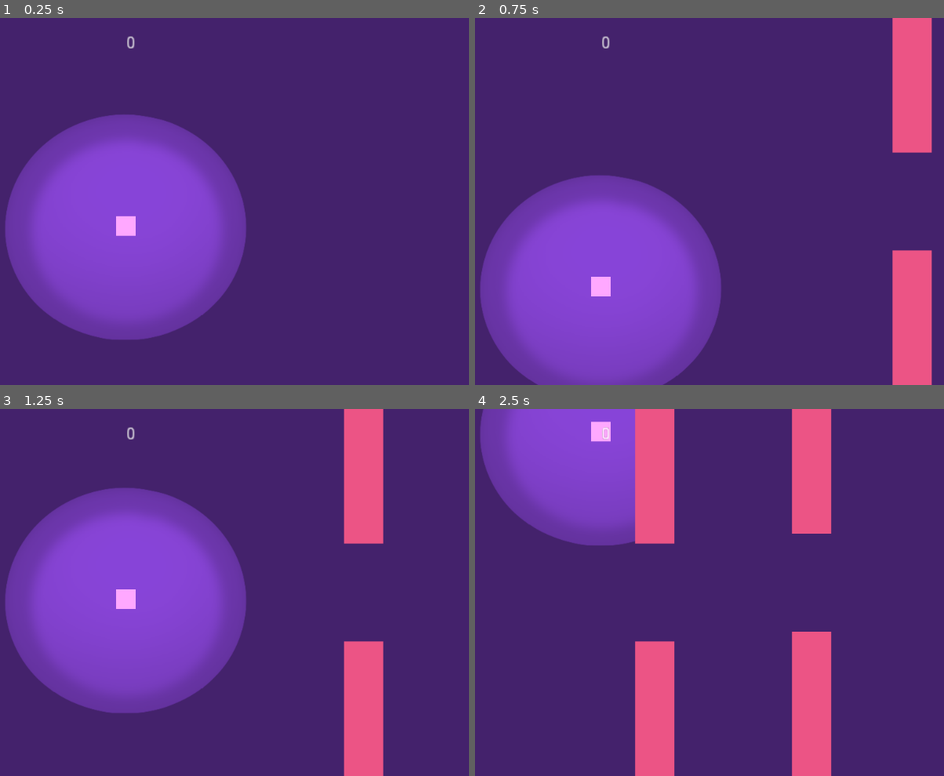
Above: before the commit, frames 1-4 (two rows, left to right).
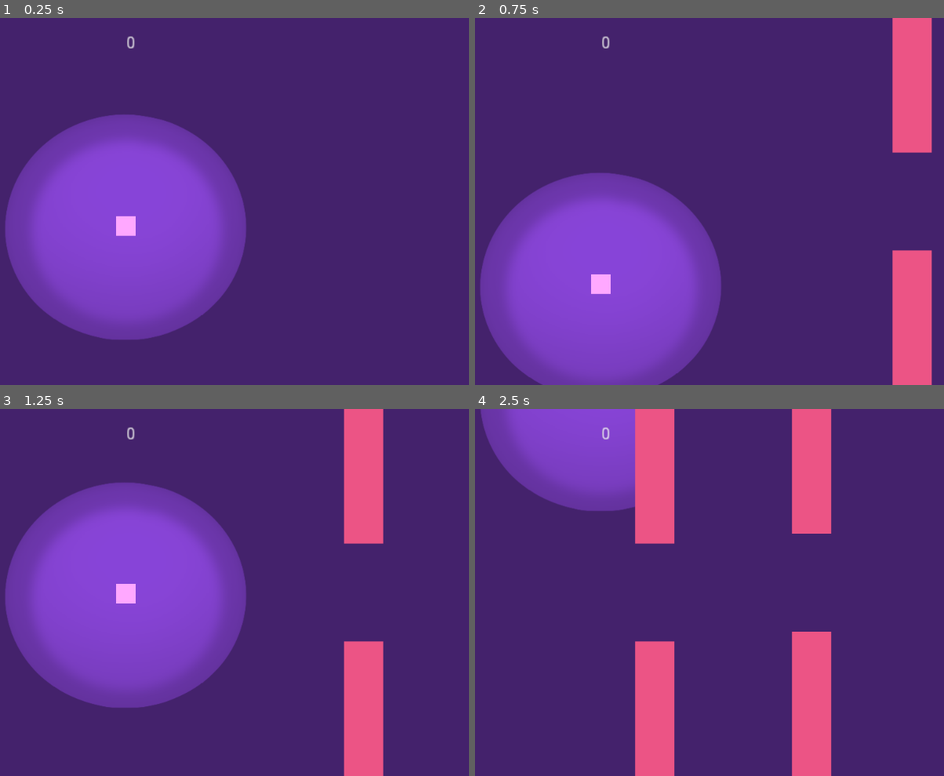
Above: after the commit, the same moments.

Repository: KurtD/Godot-Client-Demo
Game: Godot game, scene res://World.tscn
The game is run twice, just before and just after one commit, with the same random seed, the same clock (stepped at 60 frames per second) and the same inputs.
Inputs (mouse positions are in pixels of both pictures, inside the frame that each line leads up to):
- Up to frame 1 (0.25 s): no input
- Up to frame 2 (0.75 s): move the mouse to (770, 183) at 0.52 s; tap Space (FLAP) at 0.6 s; click (770, 183) at 0.67 s
- Up to frame 3 (1.25 s): tap Space (FLAP) at 0.77, 1.07 s
- Up to frame 4 (2.5 s): move the mouse to (503, 610) at 1.27 s; tap Space (FLAP) at 1.35, 1.52, 1.82, 2.1 s; click (503, 610) at 1.42 s; move the mouse to (690, 511) at 2.02 s; click (690, 511) at 2.17 s

Frame 1 is identical in both runs. In frame 2, 0.6% of the frame differs, in the area x 1-53%, y 42-100%; in frame 3, 1.6%; in frame 4, 4.8%, in the area x 1-35%, y 0-38%.

Commit message:
- added an upper/lower bounds - added mobile touch support

Diff:
--- /dev/null
+++ b/Boundarynode.tscn
@@ -0,0 +1,32 @@
+[gd_scene load_steps=3 format=2]
+
+[ext_resource path="res://pink-square.jpg" type="Texture" id=1]
+
+[sub_resource type="RectangleShape2D" id=1]
+extents = Vector2( 16, 160 )
+
+[node name="Boundarynode" type="Node2D"]
+
+[node name="Boundaries" type="StaticBody2D" parent="."]
+
+[node name="UpperBoundarySprite" type="Sprite" parent="Boundaries"]
+position = Vector2( 6.10352e-05, -271.999 )
+rotation = 1.5708
+scale = Vector2( 2, 20 )
+texture = ExtResource( 1 )
+
+[node name="UpperBoundaryColl" type="CollisionShape2D" parent="Boundaries"]
+position = Vector2( 6.10352e-05, -271.999 )
+rotation = 1.5708
+shape = SubResource( 1 )
+
+[node name="LowerBoundarySprite" type="Sprite" parent="Boundaries"]
+position = Vector2( 6.10352e-05, 272.001 )
+rotation = 1.5708
+scale = Vector2( 2, 20 )
+texture = ExtResource( 1 )
+
+[node name="LowerBoundaryColl" type="CollisionShape2D" parent="Boundaries"]
+position = Vector2( 6.10352e-05, 272.001 )
+rotation = 1.5708
+shape = SubResource( 1 )
--- a/Player.gd
+++ b/Player.gd
@@ -46,5 +46,9 @@
 		score = score + 1
 
 func _on_Detect_body_entered(body):
-	if body.name == "Walls":
+	if body.name == "Walls"  or body.name == "Boundaries":
 		get_tree().reload_current_scene()
+
+func _input(event):
+    if event is InputEventMouseButton:
+        motion.y = -FLAP
--- a/World.tscn
+++ b/World.tscn
@@ -1,9 +1,10 @@
-[gd_scene load_steps=8 format=2]
+[gd_scene load_steps=9 format=2]
 
 [ext_resource path="res://pink-square.jpg" type="Texture" id=1]
 [ext_resource path="res://Player.gd" type="Script" id=2]
 [ext_resource path="res://Wallnode.tscn" type="PackedScene" id=3]
 [ext_resource path="res://light.png" type="Texture" id=4]
+[ext_resource path="res://Boundarynode.tscn" type="PackedScene" id=5]
 
 [sub_resource type="RectangleShape2D" id=1]
 extents = Vector2( 8, 8 )
@@ -97,11 +98,12 @@
 
 [node name="Sprite" type="Sprite" parent="."]
 modulate = Color( 0.286275, 0.403922, 0.815686, 1 )
-position = Vector2( 0, -40 )
 scale = Vector2( 200, 200 )
 z_index = -5
 texture = ExtResource( 1 )
 
+[node name="BoundaryNodes" parent="." instance=ExtResource( 5 )]
+
 [connection signal="area_entered" from="PlayerNode/Player/Detect" to="PlayerNode/Player" method="_on_Detect_area_entered"]
 [connection signal="body_entered" from="PlayerNode/Player/Detect" to="PlayerNode/Player" method="_on_Detect_body_entered"]
 [connection signal="body_entered" from="PlayerNode/Player/Resetter" to="PlayerNode/Player" method="_on_Resetter_body_entered"]
Not shown, changed: README.md
